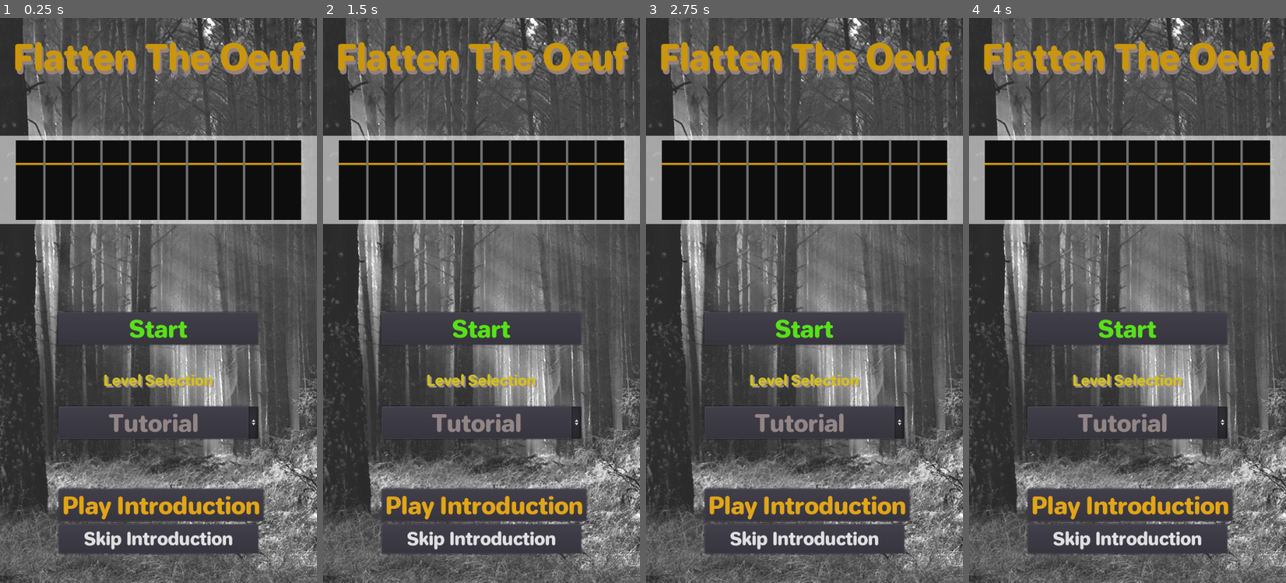
Above: before the commit, frames 1-4 (left to right).
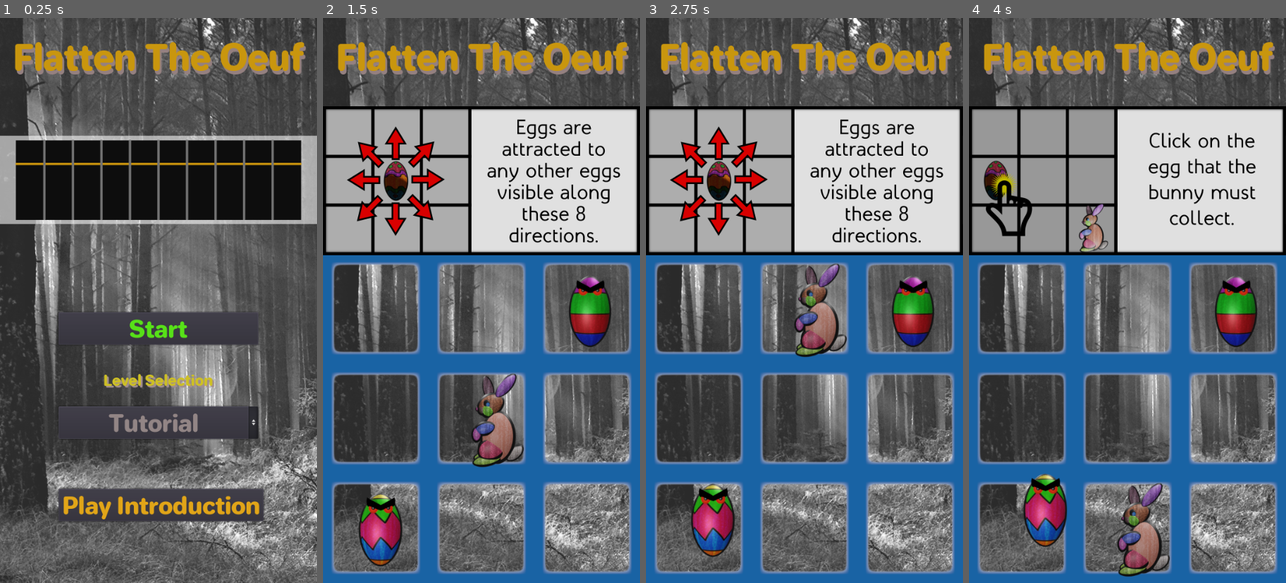
Above: after the commit, the same moments.

Repository: incshaun/FlattenTheOeuf
Game: Godot game, scene res://GameScene.tscn
Two runs of this game, one before a commit and one after it. Both use one fixed random seed, a clock stepped at 60 frames per second and the inputs below. Video files are missing from this copy of the repository; at most half a second of black plays in their place.
Inputs (mouse positions are in pixels of both pictures, inside the frame that each line leads up to):
- Up to frame 1 (0.25 s): no input
- Up to frame 2 (1.5 s): click "Tutorial" at 0.5 s; click "Start" at 1.25 s
- Up to frame 3 (2.75 s): click (804, 328) at 2 s, where only the run before the commit has a clickable "Start"
- Up to frame 4 (4 s): click (1130, 503) at 2.75 s, where only the run before the commit has a clickable "Play Introduction"; click (1130, 503) at 3.5 s, where only the run before the commit has a clickable "Play Introduction"

The runs differ from the first frame. In frame 1, 2.8% of the frame differs, in the area x 18-82%, y 89-95%; in frame 2, 57%, in the area x 0-100%, y 15-100%; in frame 3, 56%; in frame 4, 56%.

Commit message:
Clean up images and levels

Diff:
--- /dev/null
+++ b/EggPiece1.tscn
@@ -0,0 +1,30 @@
+[gd_scene load_steps=2 format=2]
+
+[ext_resource path="res://eggvillian1.png" type="Texture" id=1]
+
+[node name="TextureRect" type="TextureRect"]
+margin_right = 256.0
+margin_bottom = 256.0
+texture = ExtResource( 1 )
+expand = true
+stretch_mode = 1
+
+[node name="EggParticles" type="CPUParticles2D" parent="."]
+show_behind_parent = true
+position = Vector2( 64, 64 )
+amount = 20
+preprocess = 10.0
+randomness = 1.0
+draw_order = 1
+texture = ExtResource( 1 )
+emission_shape = 1
+emission_sphere_radius = 1.0
+spread = 180.0
+gravity = Vector2( 0, 0 )
+initial_velocity = 100.0
+initial_velocity_random = 1.0
+angular_velocity = 1000.0
+linear_accel = 40.0
+radial_accel = 30.0
+scale_amount = 0.1
+color = Color( 1, 1, 1, 0.780392 )
--- a/EggPiece.tscn
+++ b/EggPiece2.tscn
@@ -1,6 +1,6 @@
 [gd_scene load_steps=2 format=2]
 
-[ext_resource path="res://egg.png" type="Texture" id=1]
+[ext_resource path="res://eggvillian2.png" type="Texture" id=1]
 
 [node name="TextureRect" type="TextureRect"]
 margin_right = 256.0
--- /dev/null
+++ b/EggPiece3.tscn
@@ -0,0 +1,30 @@
+[gd_scene load_steps=2 format=2]
+
+[ext_resource path="res://eggvillian3.png" type="Texture" id=1]
+
+[node name="TextureRect" type="TextureRect"]
+margin_right = 256.0
+margin_bottom = 256.0
+texture = ExtResource( 1 )
+expand = true
+stretch_mode = 1
+
+[node name="EggParticles" type="CPUParticles2D" parent="."]
+show_behind_parent = true
+position = Vector2( 64, 64 )
+amount = 20
+preprocess = 10.0
+randomness = 1.0
+draw_order = 1
+texture = ExtResource( 1 )
+emission_shape = 1
+emission_sphere_radius = 1.0
+spread = 180.0
+gravity = Vector2( 0, 0 )
+initial_velocity = 100.0
+initial_velocity_random = 1.0
+angular_velocity = 1000.0
+linear_accel = 40.0
+radial_accel = 30.0
+scale_amount = 0.1
+color = Color( 1, 1, 1, 0.780392 )
--- /dev/null
+++ b/EggPiece4.tscn
@@ -0,0 +1,30 @@
+[gd_scene load_steps=2 format=2]
+
+[ext_resource path="res://eggvillian4.png" type="Texture" id=1]
+
+[node name="TextureRect" type="TextureRect"]
+margin_right = 256.0
+margin_bottom = 256.0
+texture = ExtResource( 1 )
+expand = true
+stretch_mode = 1
+
+[node name="EggParticles" type="CPUParticles2D" parent="."]
+show_behind_parent = true
+position = Vector2( 64, 64 )
+amount = 20
+preprocess = 10.0
+randomness = 1.0
+draw_order = 1
+texture = ExtResource( 1 )
+emission_shape = 1
+emission_sphere_radius = 1.0
+spread = 180.0
+gravity = Vector2( 0, 0 )
+initial_velocity = 100.0
+initial_velocity_random = 1.0
+angular_velocity = 1000.0
+linear_accel = 40.0
+radial_accel = 30.0
+scale_amount = 0.1
+color = Color( 1, 1, 1, 0.780392 )
--- a/GameScene.tscn
+++ b/GameScene.tscn
@@ -150,6 +150,7 @@
 align = 1
 
 [node name="ControlMovie" type="Control" parent="BaseCanvas"]
+visible = false
 anchor_right = 1.0
 anchor_bottom = 1.0
 
@@ -157,7 +158,6 @@
 anchor_right = 1.0
 anchor_bottom = 1.0
 stream = ExtResource( 5 )
-autoplay = true
 expand = false
 
 [node name="Button" type="Button" parent="BaseCanvas/ControlMovie"]
--- a/TileRegion.gd
+++ b/TileRegion.gd
@@ -18,7 +18,10 @@
 var countdownTimer;
 
 const tileScene = preload ("res://TileBackground.tscn")
-const eggScene = preload ("res://EggPiece.tscn")
+const eggScenes = [ preload ("res://EggPiece1.tscn"), \
+				preload ("res://EggPiece2.tscn"), \
+				preload ("res://EggPiece3.tscn"), \
+				preload ("res://EggPiece4.tscn") ]
 const bunnyScene = preload ("res://BunnyPiece.tscn")
 const highlightScene = preload ("res://Highlight.tscn")
 
@@ -49,6 +52,7 @@
 	var rank
 	var gridN
 	var numEgg
+	var startingPoints
 	var rabbitSpeed
 	var eggSpeed
 	var decay
@@ -56,11 +60,12 @@
 	var lossTime
 	var winTime
 
-	func _init (n, r, g, ne, rs = 2.0, es = 0.35, de = 0.01, inf = 0.02, lt = 10, wt = 5):
+	func _init (n, r, g, ne, initpos = null, rs = 2.0, es = 0.35, de = 0.01, inf = 0.02, lt = 10, wt = 5):
 		levelname = n
 		rank = r
 		gridN = g
 		numEgg = ne
+		startingPoints = initpos
 		rabbitSpeed = rs
 		eggSpeed = es
 		decay = de
@@ -79,11 +84,11 @@
 		gameObject.winTime = winTime
 
 var levels = [ \
-  LevelDescription.new ("Tutorial", "Leghorn", 3, 2, 2.0, 0.1), \
-  LevelDescription.new ("Over Easy", "Sous Chef", 5, 3, 2.0, 0.5), \
-  LevelDescription.new ("Scrambled", "Dasypeltis scabra", 5, 4, 2.0, 0.75), \
-  LevelDescription.new ("Oogenera", "Paleggontologist", 10, 8, 2.0, 0.75), \
-  LevelDescription.new ("Omelette", "Deakin Game Development Graduate", 6, 6, 2.0, 0.75), \
+  LevelDescription.new ("Tutorial", "Leghorn", 3, 2, [Vector2 (0, 2), Vector2 (2, 0)], 2.0, 0.1, 0.01, 0.02, 10, 1), \
+  LevelDescription.new ("Over Easy", "Sous Chef", 5, 3, [Vector2 (1, 4), Vector2 (3, 2), Vector2 (4, 2)], 2.0, 0.5), \
+  LevelDescription.new ("Scrambled", "Dasypeltis scabra", 5, 4, [Vector2 (3, 0), Vector2 (0, 3), Vector2 (0, 2), Vector2 (2, 4)], 2.0, 0.75), \
+  LevelDescription.new ("Oogenera", "Paleggontologist", 10, 8, [Vector2 (3, 0), Vector2 (5, 3), Vector2 (5, 2), Vector2 (7, 9), Vector2 (6, 8), Vector2 (5, 5), Vector2 (4, 7), Vector2 (0, 6)], 2.0, 0.75), \
+  LevelDescription.new ("Omelette", "Deakin Game Development Graduate", 6, 6, [Vector2 (2, 5), Vector2 (4, 1), Vector2 (0, 1), Vector2 (5, 3), Vector2 (1, 3), Vector2 (5, 5)], 2.0, 0.75), \
 ]
 # current level played.
 var currentLevel = 0
@@ -143,19 +148,19 @@
 				if direction.length () > 0.0:
 					var angle = atan2 (direction.y, direction.x) / PI
 					if angle < -0.62:
-						texIndex = 7
+						texIndex = 1
 					elif angle < -0.37:
-						texIndex = 6
+						texIndex = 2
 					elif angle < -0.12:
-						texIndex = 5
+						texIndex = 3
 					elif angle < 0.12:
 						texIndex = 4
 					elif angle < 0.37:
-						texIndex = 3
+						texIndex = 5
 					elif angle < 0.62:
-						texIndex = 2
+						texIndex = 6
 					elif angle < 0.87:
-						texIndex = 1
+						texIndex = 7
 					else:
 						texIndex = 0
 
@@ -360,7 +365,7 @@
 		egg.move (delta, eggSpeed)
 
 func setupGame ():
-	print ("Ready")
+#	print ("Ready")
 
 	currentLevel = levelSelectButton.get_selected_id ()
 	var level = levels [currentLevel]
@@ -393,7 +398,11 @@
 
 	# place eggs
 	for i in range (numEgg):
-		var egg = MoveableObject.new (eggScene.instance (), Vector2 (randi () % gridN, randi () % gridN), self)
+		var eggpos = Vector2 (randi () % gridN, randi () % gridN)
+		if levels[currentLevel].startingPoints.size () > i:
+			eggpos = levels[currentLevel].startingPoints[i]
+		print ("Starting", eggpos)
+		var egg = MoveableObject.new (eggScenes[i % eggScenes.size ()].instance (), eggpos, self)
 		allEggs.append (egg)
 		add_child (egg.objInstance)
 
@@ -465,7 +474,7 @@
 				var tilePosition = ((event.position - rect_position) * Vector2 (gridN, gridN) / rect_size)
 				var intTilePosition = Vector2 (max (min (int (tilePosition.x), gridN), 0), max (min (int (tilePosition.y), gridN), 0))
 				if event.pressed:
-					print("Left button was clicked at ", event.position, tilePosition, intTilePosition)
+#					print("Left button was clicked at ", event.position, tilePosition, intTilePosition)
 					if bunny.target == ObjectState.Static:
 						highlightEgg (((event.position - rect_position) * Vector2 (gridN, gridN) / rect_size))
 						bunny.end = intTilePosition
--- a/project.godot
+++ b/project.godot
@@ -17,6 +17,7 @@
 
 config/name="FlattenTheOeuf"
 run/main_scene="res://GameScene.tscn"
+boot_splash/image="res://bunny1.png"
 config/icon="res://icon.png"
 
 [display]
Binary file changed: bunny1.png
Binary file changed: bunny2.png
Binary file changed: bunny3.png
Binary file changed: bunny4.png
Binary file changed: bunny5.png
Binary file changed: bunny6.png
Binary file changed: bunny7.png
Binary file changed: bunny8.png
Binary file changed: bunnycarry1.png
Binary file changed: bunnycarry2.png
Binary file changed: bunnycarry3.png
Binary file changed: bunnycarry4.png
(and 13 more such lines)
